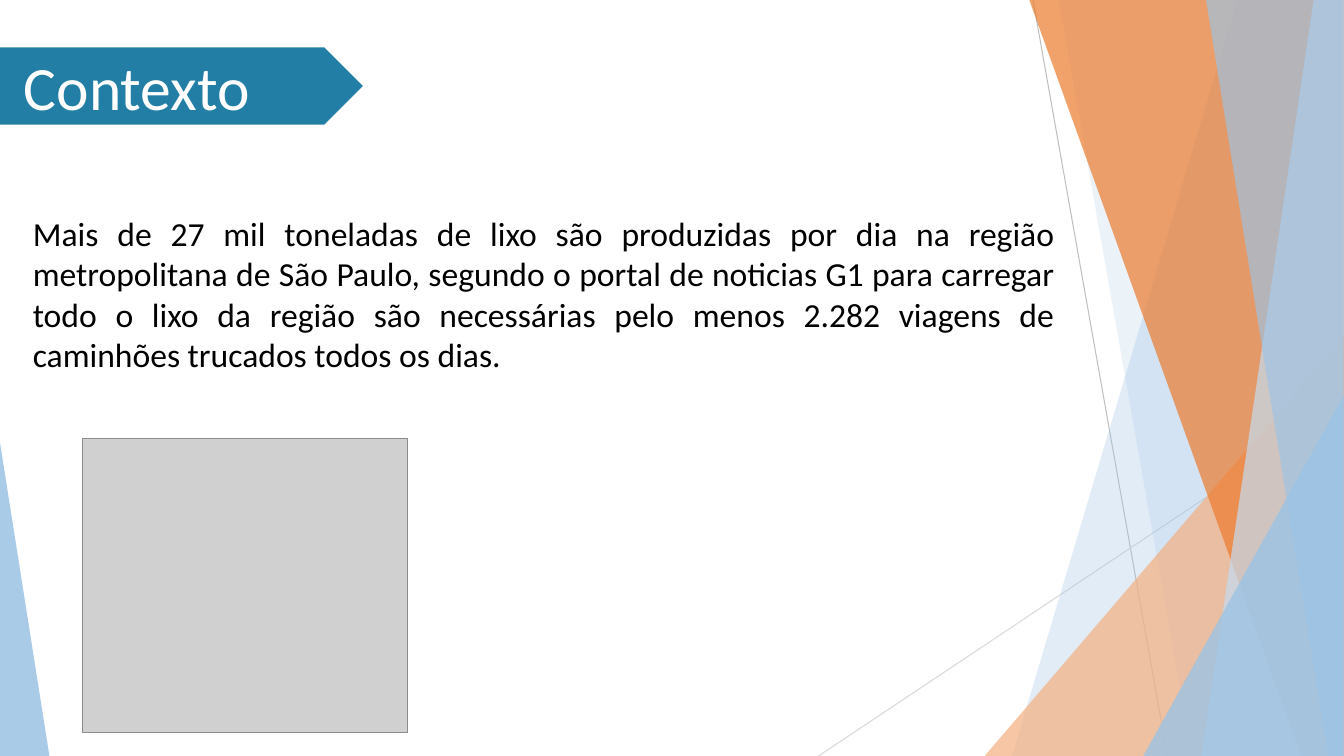
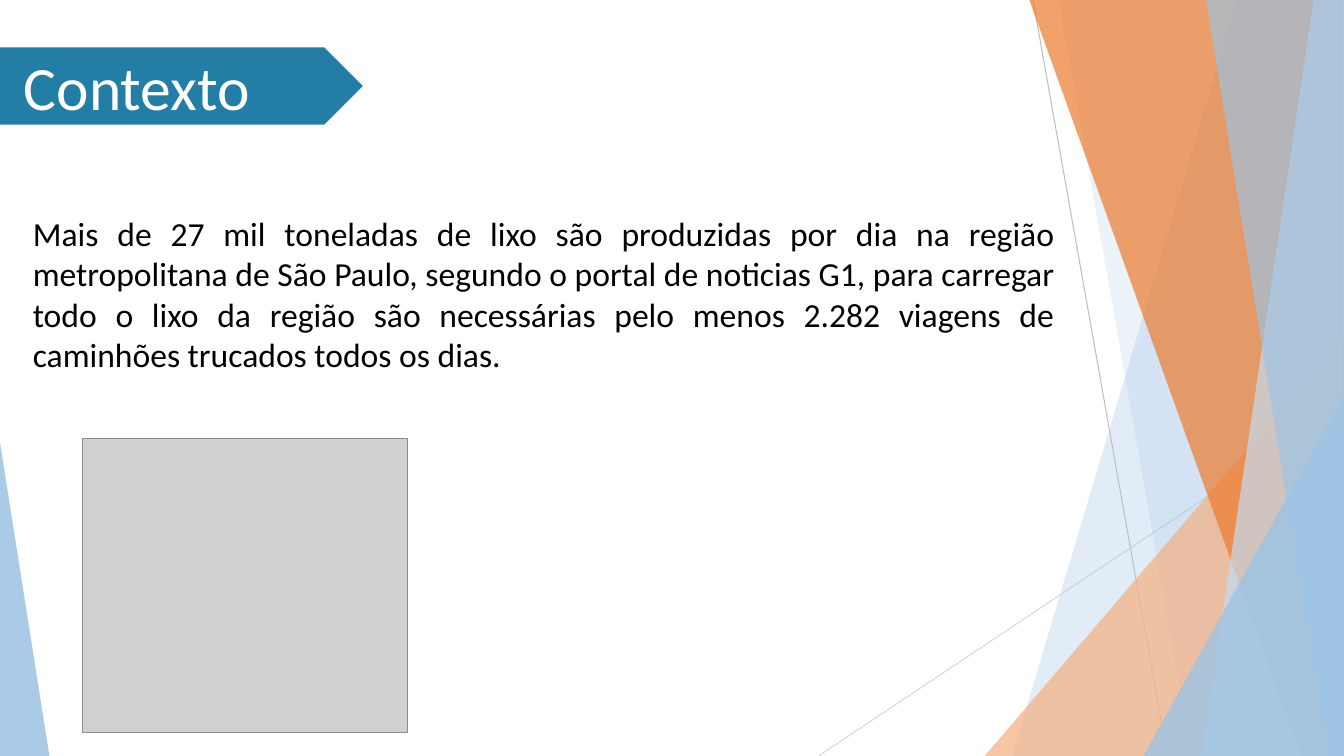
Before and after one commit to Stefany-hub/Projeto2.0, a slide deck: slide 4 of apresentação/MIT PPT (Projeto 2.0).pptx. Drawn at 1344x756 pixels with LibreOffice and Linux fonts; fonts in the diff are those of the drawing; grey boxes stand for pictures; background and template pictures are left out. Boxes give left, top, right and bottom in pixels: in the first picture for what was removed or moved away, otherwise in the second. Text is boxed around its words. In the diff, an @@ line names an element or a change of style, - is before the commit and + after.

Commit message:
PPT

```diff
--- a/apresentação/MIT PPT (Projeto 2.0).pptx
+++ b/apresentação/MIT PPT (Projeto 2.0).pptx
@@ text at bbox=[33, 222, 1054, 368]: text changed @@
-Mais de 27 mil toneladas de lixo são produzidas por dia na região metropolitana de São Paulo, segundo o portal de noticias G1 para carregar todo o lixo da região são necessárias pelo menos 2.282 viagens de caminhões trucados todos os dias.
+Mais de 27 mil toneladas de lixo são produzidas por dia na região metropolitana de São Paulo, segundo o portal de noticias G1, para carregar todo o lixo da região são necessárias pelo menos 2.282 viagens de caminhões trucados todos os dias.
```
Also in this commit, not shown: 2 other slides changed, 1 slide added, 1 slide removed.
